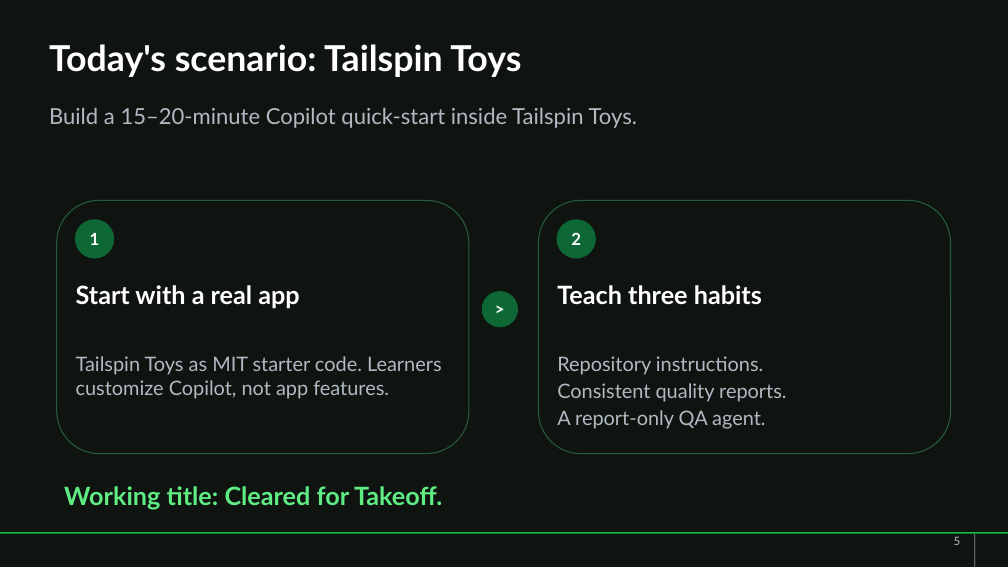
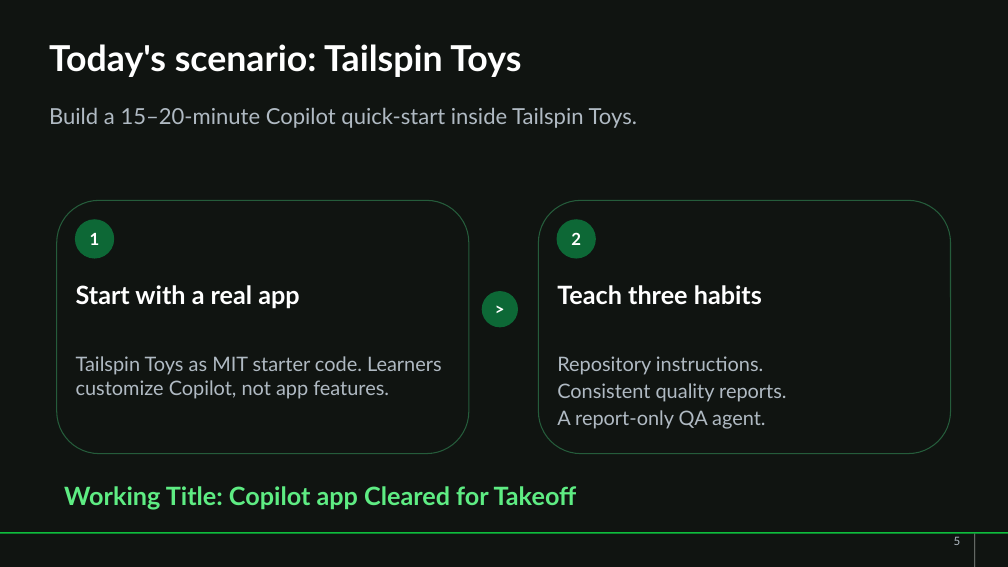
Before and after one commit to arilivigni/gh-skills-builder-workshop, a slide deck: slide 5 of gh-skills-builder-workshop-dark.pptx. Drawn at 1008x567 pixels with LibreOffice and Linux fonts; fonts in the diff are those of the drawing; background and template pictures are left out. Boxes give left, top, right and bottom in pixels: in the first picture for what was removed or moved away, otherwise in the second. Text is boxed around its words. In the diff, an @@ line names an element or a change of style, - is before the commit and + after.

```diff
--- a/gh-skills-builder-workshop-dark.pptx
+++ b/gh-skills-builder-workshop-dark.pptx
@@ text at [64,486,577,509]: text changed @@
-Working title: Cleared for Takeoff.
+Working Title: Copilot app Cleared for Takeoff
```
Also in this commit, not shown: 6 other files.
